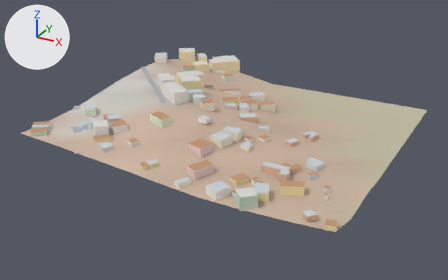
What one commit did to the glTF model city/lo/t_2_-1.glb.
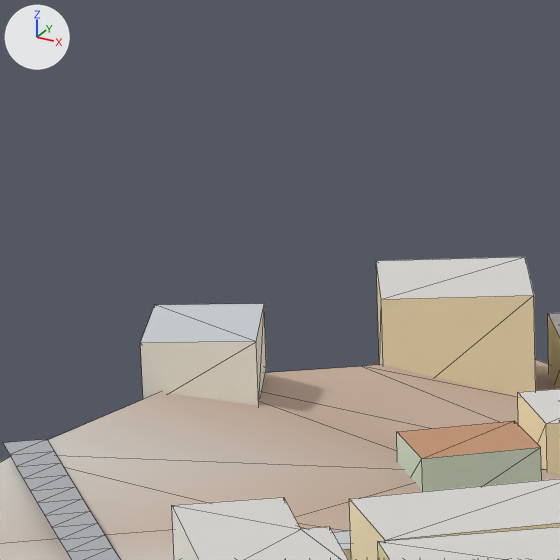
Each version is shown whole from a 50 mm lens placed at (863.0, -568.0, 206.0), pointed at (627.0, -139.0, -8.0), then close up on the part from 31% to 44% of the width and 8% to 28% of the height. The lights are fixed; the arrows at upper left show +X, +Y and +Z. The last two pictures show the newer version. The close-ups show mesh edges as thin lines. Vertices at exactly the same position are counted once.

Objects in the first close-up: 'Lo'.
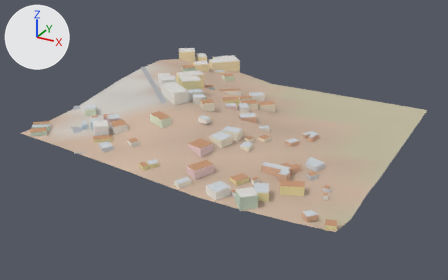
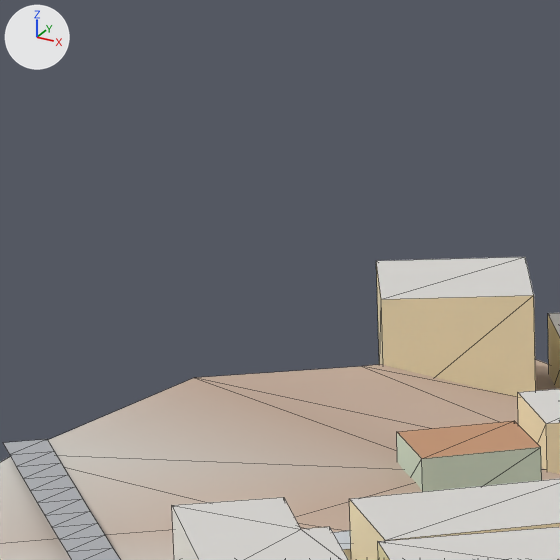
Boxes [x1, y1, x2, y2] around the edits, measured in the close-ups (560 x 560 px):
part 1 of me_lo, deleted
    before: [140, 304, 266, 406]

The change, as a diff of the scene's bpy script:
```diff
--- a/city/lo/t_2_-1.glb.py
+++ b/city/lo/t_2_-1.glb.py
@@ me_lo @@
 # used by ob_lo; location = (0.0, 0.0, 0.0)
-me_lo.from_pydata(...)  # 791 vertices, 997 faces; spans x 503.0..768.0, y -258.0..17.0, z -1.0..39.0
+me_lo.from_pydata(...)  # 783 vertices, 987 faces; spans x 503.0..768.0, y -258.0..17.0, z -1.0..39.0
+# me_lo part 1: the loose piece of 8 vertices spanning x 504.0..521.0, y -71.0..-53.0, z 26.0..33.0 is deleted
+# other edits to the shape of me_lo do not show in these pictures
 me_lo.materials.append(mat_lovc)
```
